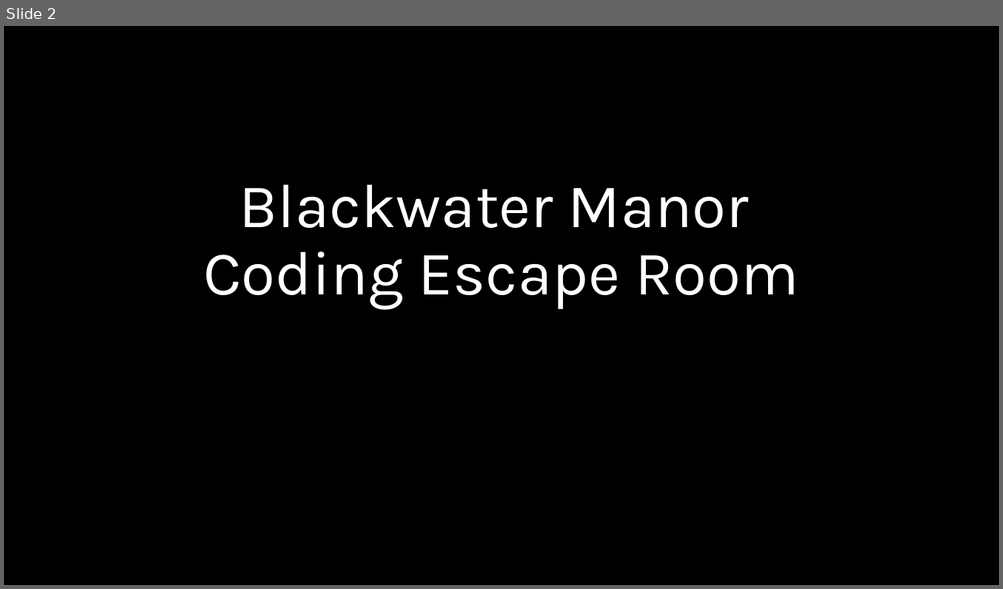
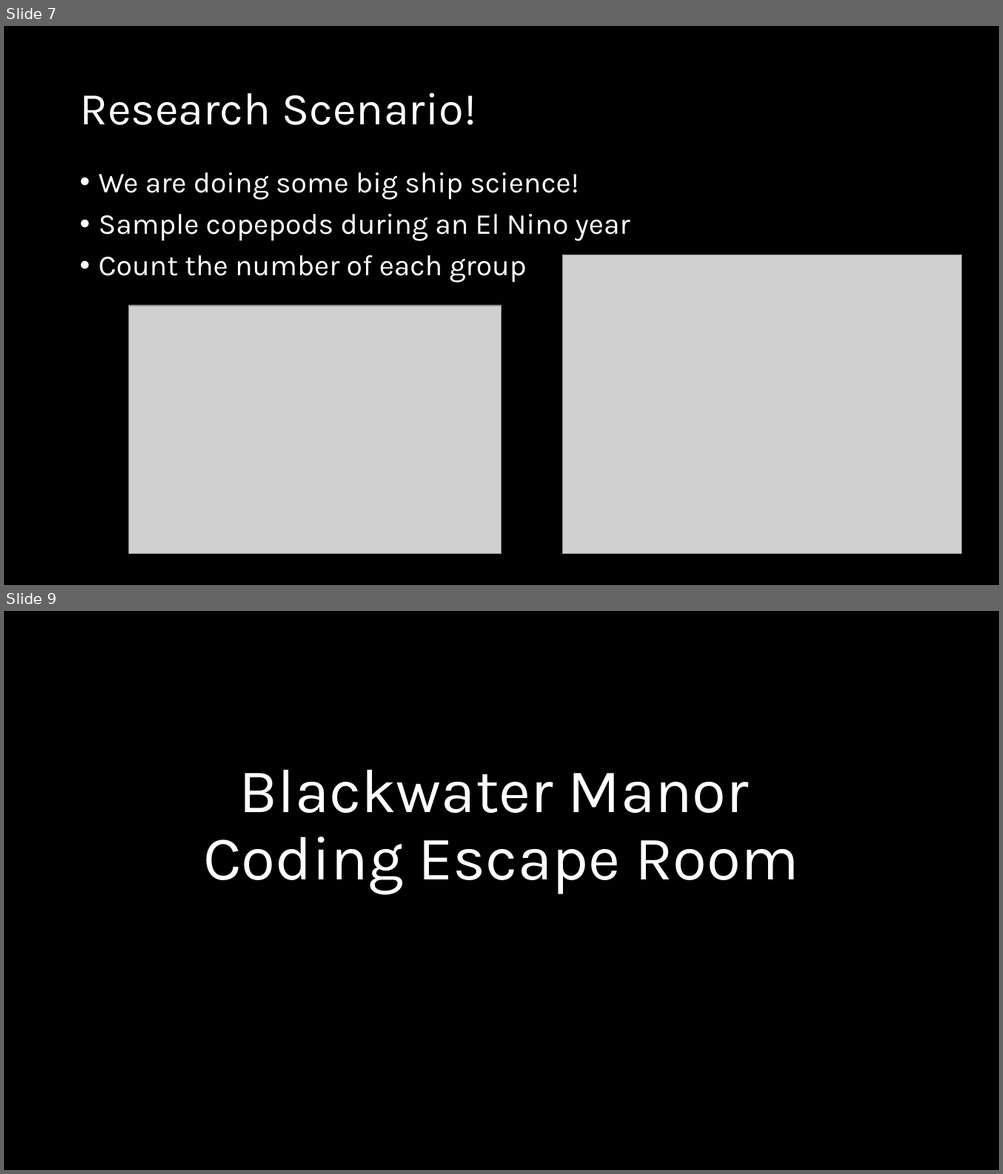
Before and after one commit to kmblincow/MES503Lab, a slide deck: Week 11/Lab 11 Halloween AnalysisofFrequencies.pptx. Shown one above the other, each under a label of ours: slide 2 before the commit, slides 7 and 9 after it; the slides between them are not shown. The pictures are 1003x589 and 1003x1174 pixels, drawn with LibreOffice and Linux fonts; fonts in the diff are those of the drawing; grey boxes stand for pictures. Boxes give left, top, right and bottom in pixels: in the first picture for what was removed or moved away, otherwise in the second. Text is boxed around its words. In the diff, an @@ line names an element or a change of style, - is before the commit and + after.

```diff
--- a/Week 11/Lab 11 Halloween AnalysisofFrequencies.pptx
+++ b/Week 11/Lab 11 Halloween AnalysisofFrequencies.pptx
@@ slide 7 added at box(4, 26, 999, 585), background #000000 @@
@@ title added at box(79, 93, 476, 125), 44 pt, text #FFFFFF @@
+Research Scenario!
@@ text added at box(99, 173, 630, 283), 28 pt, text #FFFFFF @@
+• We are doing some big ship science!
+• Sample copepods during an El Nino year
+• Count the number of each group
@@ picture added at box(562, 255, 962, 554) @@
@@ picture added at box(128, 306, 502, 554) @@
@@ what was slide 2 is now slide 9 @@
```
Also in this commit, not shown: 7 other slides added, 1 slide removed, 4 other files.
